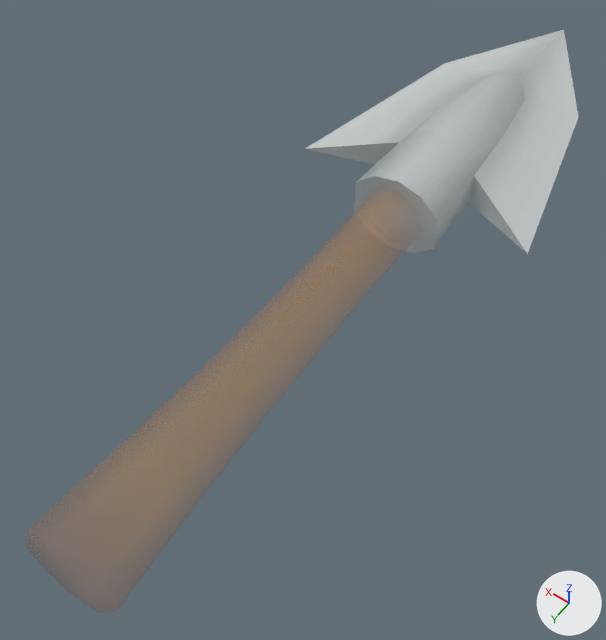
Two versions of the FBX model Resources/Meshes/NonAnim/Object_MoriblinSpear/Spear.fbx, one commit apart.
Rendered twice from a 50 mm camera at (-0.00482, 0.00651, 0.0105) aimed at (0.00037, -0.00075, -0.00091). Arrows for +X, +Y and +Z are at lower right; the lights stay in place. Where no turn or scale is listed for an object, it has been applied to the vertices.

In view in the first picture: 'head_low__MI_spear'.
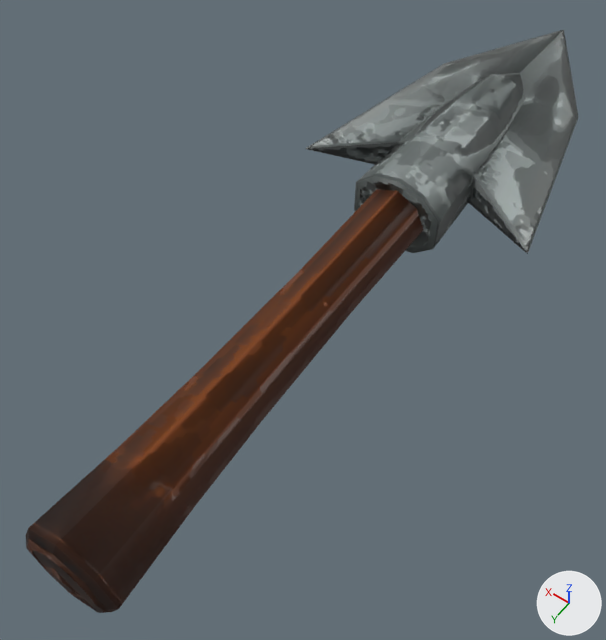
Boxes [x1, y1, x2, y2] around the edits, measured in the pictures (606 x 640 px):
'head_low__MI_spear', surface changed
    both: [26, 30, 578, 613]

Diff of the bpy script that builds the scene:
```diff
--- a/Resources/Meshes/NonAnim/Object_MoriblinSpear/Spear.fbx.py
+++ b/Resources/Meshes/NonAnim/Object_MoriblinSpear/Spear.fbx.py
@@ img_mi_spear_alb_png @@
-img_mi_spear_alb_png = load_image('MI_spear_alb.png', 'MI_spear_alb.dds', 256, 256, 'Non-Color')
+img_mi_spear_alb_png = load_image('MI_spear_alb.png', 'MI_spear_alb.dds', 256, 256, 'sRGB')
@@ img_mi_spear_nml_png @@
+img_mi_spear_nml_png = load_image('MI_spear_nml.png', 'MI_spear_nml.dds', 256, 256, 'Non-Color')
@@ mat_mi_spear @@
 n0 = _N.new('ShaderNodeBsdfPrincipled'); n0.name = 'Principled BSDF'
 n3 = _N.new('ShaderNodeTexImage'); n3.name = 'Image Texture.001'
-n3.image = img_mi_spear_alb_png
+n3.image = img_mi_spear_nml_png
+n4 = _N.new('ShaderNodeNormalMap'); n4.name = 'Normal Map'
 _L.new(n2.outputs[0], n0.inputs[0])  # 'Color' to 'Base Color'
-_L.new(n3.outputs[0], n0.inputs[4])  # 'Color' to 'Alpha'
 _L.new(n0.outputs[0], n1.inputs[0])  # 'BSDF' to 'Surface'
+_L.new(n3.outputs[0], n4.inputs[1])  # 'Color' to 'Color'
+_L.new(n4.outputs[0], n0.inputs[5])  # 'Normal' to 'Normal'
```
